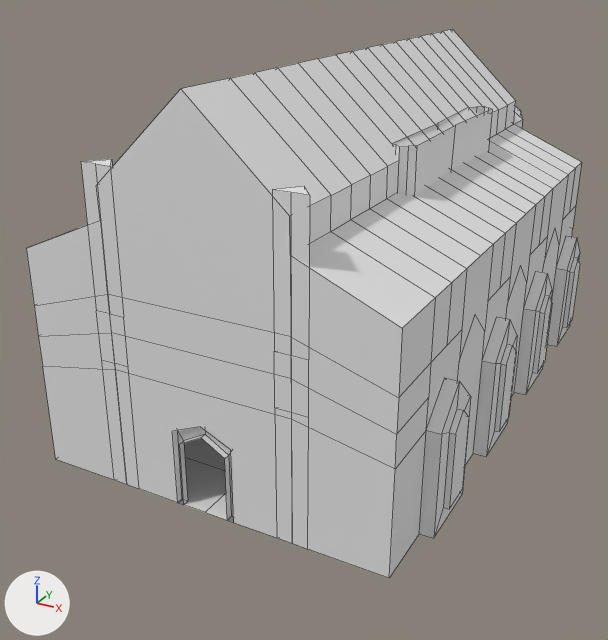
The Blender file evan blender/blockoutkerk.blend as it was, and as the next commit left it.
Camera for both pictures: a 50 mm camera at (10.3, -21.5, 12.6) aimed at (-1.4, -0.2, 1.9). The lights are fixed; the arrows at lower left show +X, +Y and +Z. The older version comes first. Mesh edges are drawn as thin lines.
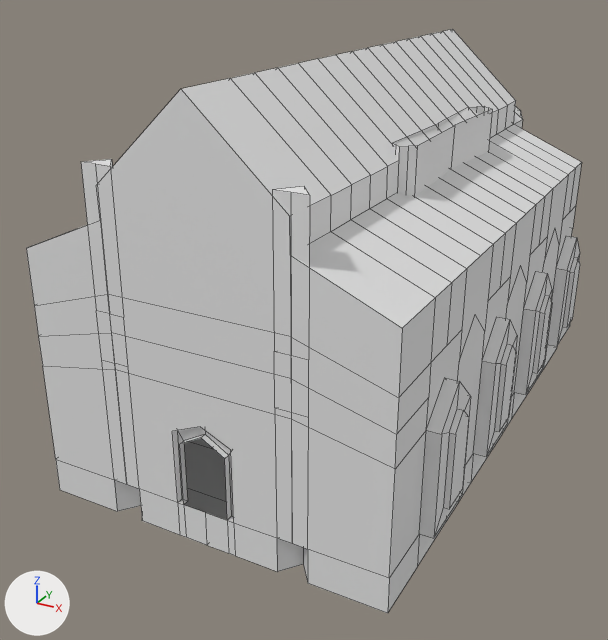
Changed parts and their boxes (x1, y1, x2, y2) in the pictures (608 x 640 px):
'Plane', reshaped (6% taller)
    before: (26, 29, 582, 578)
    after: (26, 29, 582, 613)
part 1 of me_plane, built on
    before: (178, 438, 234, 523)
    after: (56, 345, 557, 613)

The edits, one by one:
me_plane is used by ob_plane; location (0.0, 0.0, 0.0); scale (4.89, 7.89, 7.89).
me_plane had 664 vertices, 540 faces and spanned x -1.09..1.1, y -0.99..1.47, z 0.0..1.28.
me_plane now has 751 vertices, 629 faces and spans x -1.09..1.1, y -0.99..1.47, z -0.13..1.28.
Part 1, on me_plane:
28 vertices are removed from x -0.5..0.5, y -0.76..0.92, z 0.0..0.07.
45 faces are deleted.
3 vertices are added at (0.0, -0.26, -0.13), (0.0, 0.12, -0.13), (0.0, 0.49, -0.13).
65 new vertices lie (0.0, 0.0, -0.13) away from vertices in x -1.0..1.0, y -0.99..1.0, z 0.0.
26 new vertices lie (0.0, 0.0, -0.12) away from vertices in x -0.57..0.56, y -0.3..1.47, z 0.0..0.07.
7 new vertices lie (-0.5, 0.0, 0.0) away from vertices in x 1.0, y -0.76..0.75, z -0.13.
7 new vertices lie (0.5, 0.0, 0.0) away from vertices in x -1.0, y -0.76..0.75, z -0.13.
7 new vertices lie (-0.5, 0.0, 0.0) away from vertices in x 0.5, y -0.76..0.75, z -0.13.
134 new faces join them.
